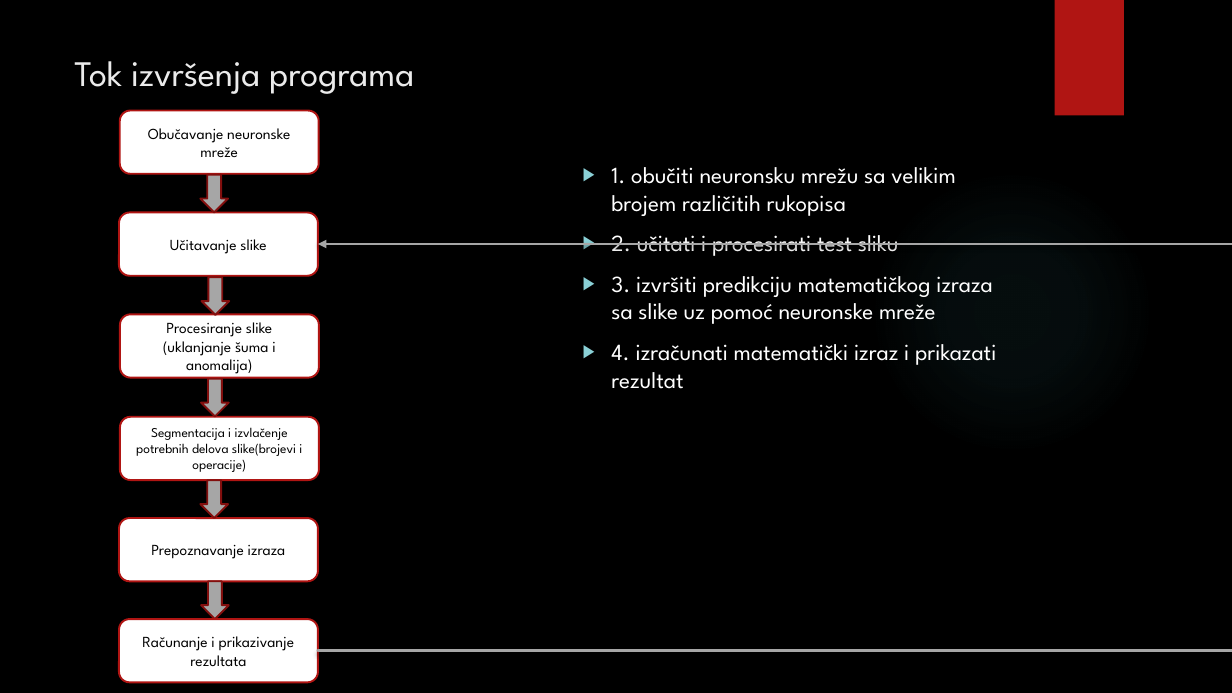
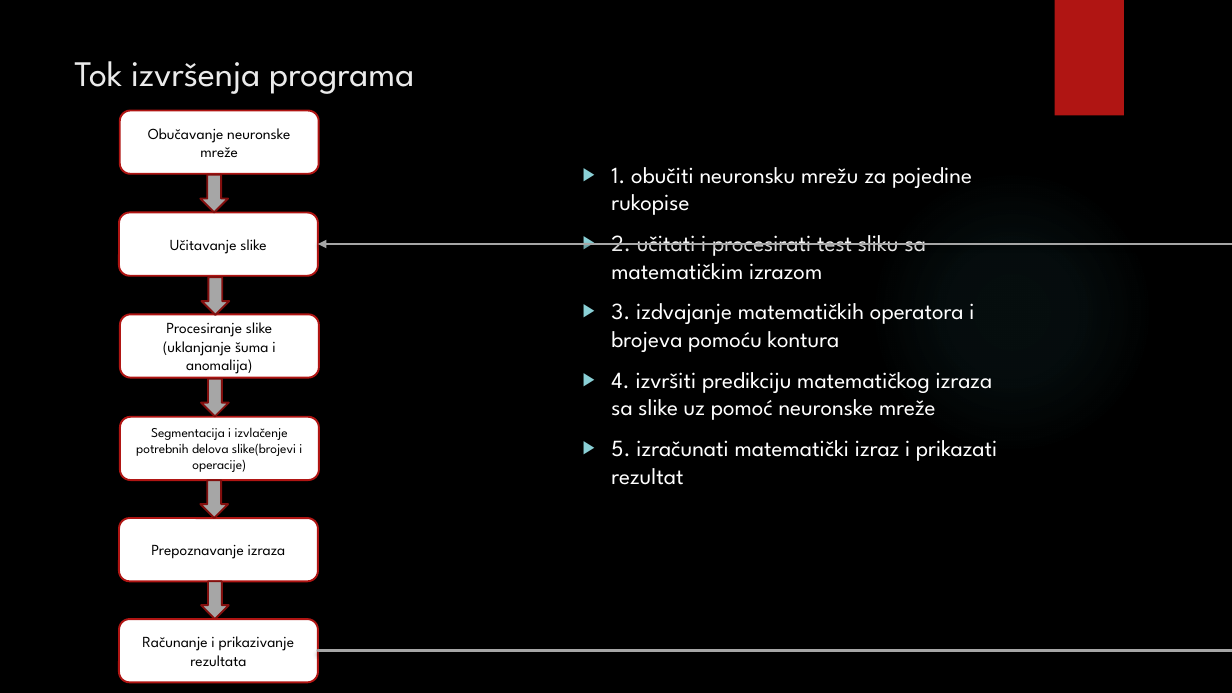
Before and after one commit to davor193/Photo-Calculator, a slide deck: slide 6 of photo_calculator.pptx. Drawn at 1232x693 pixels with LibreOffice and Linux fonts; fonts in the diff are those of the drawing; background and template pictures are left out. Boxes give left, top, right and bottom in pixels: in the first picture for what was removed or moved away, otherwise in the second. Text is boxed around its words. In the diff, an @@ line names an element or a change of style, - is before the commit and + after.

```diff
--- a/photo_calculator.pptx
+++ b/photo_calculator.pptx
@@ text at (611, 167, 997, 485): text changed @@
-  ▶ 1. obučiti neuronsku mrežu sa velikim brojem različitih rukopisa
-  ▶ 2. učitati i procesirati test sliku
-  ▶ 3. izvršiti predikciju matematičkog izraza sa slike uz pomoć neuronske mreže
-  ▶ 4. izračunati matematički izraz i prikazati rezultat
+  ▶ 1. obučiti neuronsku mrežu za pojedine rukopise
+  ▶ 2. učitati i procesirati test sliku sa matematičkim izrazom
+  ▶ 3. izdvajanje matematičkih operatora i brojeva pomoću kontura
+  ▶ 4. izvršiti predikciju matematičkog izraza sa slike uz pomoć neuronske mreže
+  ▶ 5. izračunati matematički izraz i prikazati rezultat
```
Also in this commit, not shown: 2 other slides changed, 3 slides added.
